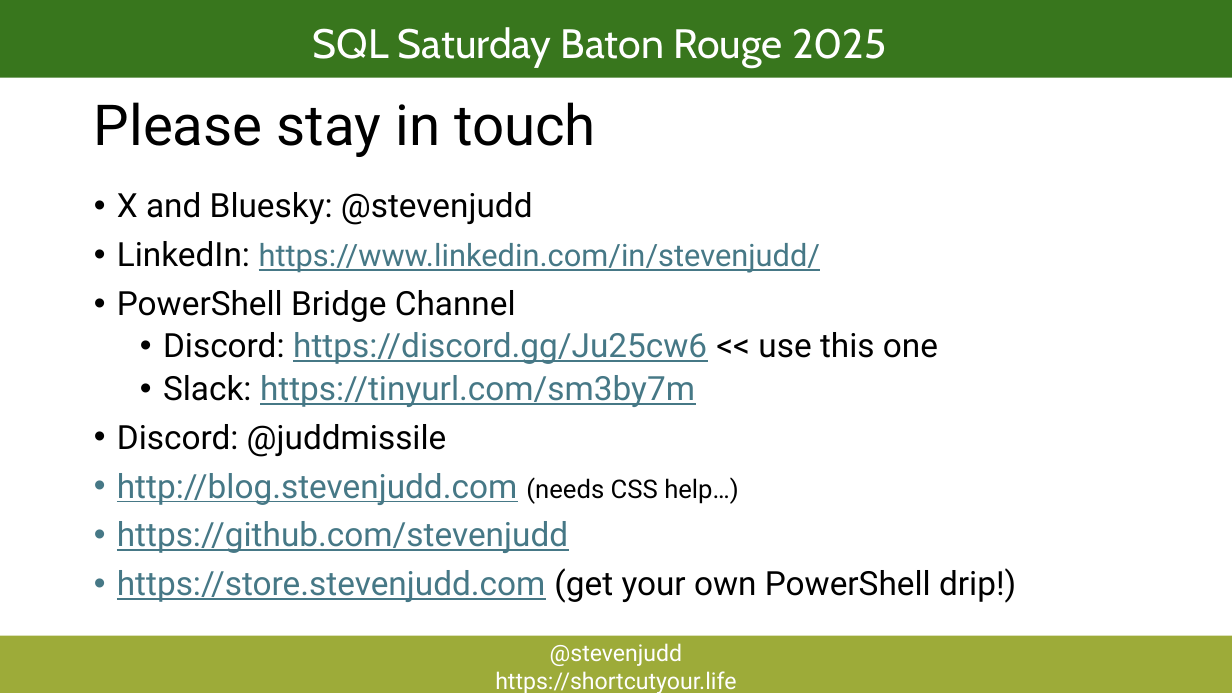
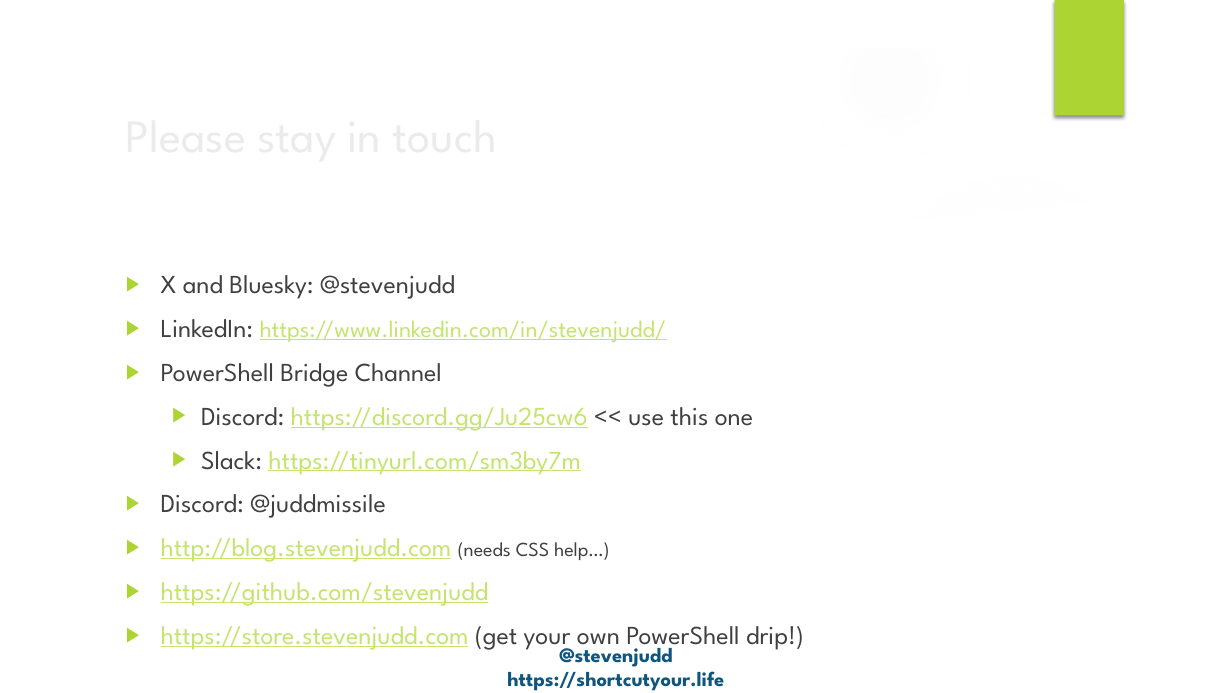
Before and after one commit to stevenjudd/DontBashPowerShell, a slide deck: slide 15 of Dont Bash PowerShell.pptx (slide 16 before the commit). Drawn at 1232x693 pixels with LibreOffice and Linux fonts; fonts in the diff are those of the drawing; background and template pictures are left out. Boxes give left, top, right and bottom in pixels: in the first picture for what was removed or moved away, otherwise in the second. Text is boxed around its words. In the diff, an @@ line names an element or a change of style, - is before the commit and + after.

Commit message:
added gitignore rearranged demos fixed demo path updated slides

```diff
--- a/Dont Bash PowerShell.pptx
+++ b/Dont Bash PowerShell.pptx
@@ rectangle removed at (0,0,1232,78) @@
@@ group added at (0,0,1232,693): 5 ellipses, 2 freeform shapes @@
@@ text removed at (313,27,887,67) @@
-SQL Saturday Baton Rouge 2025
@@ rectangle added at (1055,0,1124,116), fill #ACD433 @@
@@ title "Please stay in touch": place and size @@
-title "Please stay in touch" at (94,102,596,157)
+title "Please stay in touch" at (116,98,1002,169)
@@ title "Please stay in touch" at (116,98,1002,169): size 44 to 36 pt, font Roboto to League Spartan, text colour #000000 to #EBEBEB; line spacing 0.9 to 1; vertical alignment top to middle @@
@@ text "X and Bluesky: @stevenjudd": place and size @@
-text "X and Bluesky: @stevenjudd" at (117,192,1016,603)
+text "X and Bluesky: @stevenjudd" at (161,275,804,653)
@@ text "X and Bluesky: @stevenjudd" at (161,275,804,653): size 26 to 20.1 pt in "X and Bluesky: @stevenjudd", "LinkedIn:", "PowerShell Bridge Channel", "Discord: https://discord.gg/Ju25cw6 << use this one" and 5 more places; font Roboto to League Spartan; text colour #000000 to #404040 in "X and Bluesky: @stevenjudd", "LinkedIn:", "PowerShell Bridge Channel", "Discord: << use this one" and 4 more places; size 24 to 18.6 pt in "https://www.linkedin.com/in/stevenjudd/"; text colour #467886 to #C4E46E in "https://www.linkedin.com/in/stevenjudd/", "https://discord.gg/Ju25cw6", "https://tinyurl.com/sm3by7m", "http://blog.stevenjudd.com" and 2 more places; size 20 to 15.5 pt in "(needs CSS help…)"; bullet • to ▶; line spacing 0.9 to 1; more space between paragraphs @@
@@ text "@stevenjudd": place and size @@
-text "@stevenjudd" at (0,636,1232,693)
+text "@stevenjudd" at (507,642,724,691)
@@ text "@stevenjudd" at (507,642,724,691): size 18 to 16 pt, font Roboto to League Spartan, text colour #FFFFFF to #0E5580, bold on; fill #9DAB39 to none @@
```
Also in this commit, not shown: 14 other slides changed, 2 slides removed, 2 other files.
